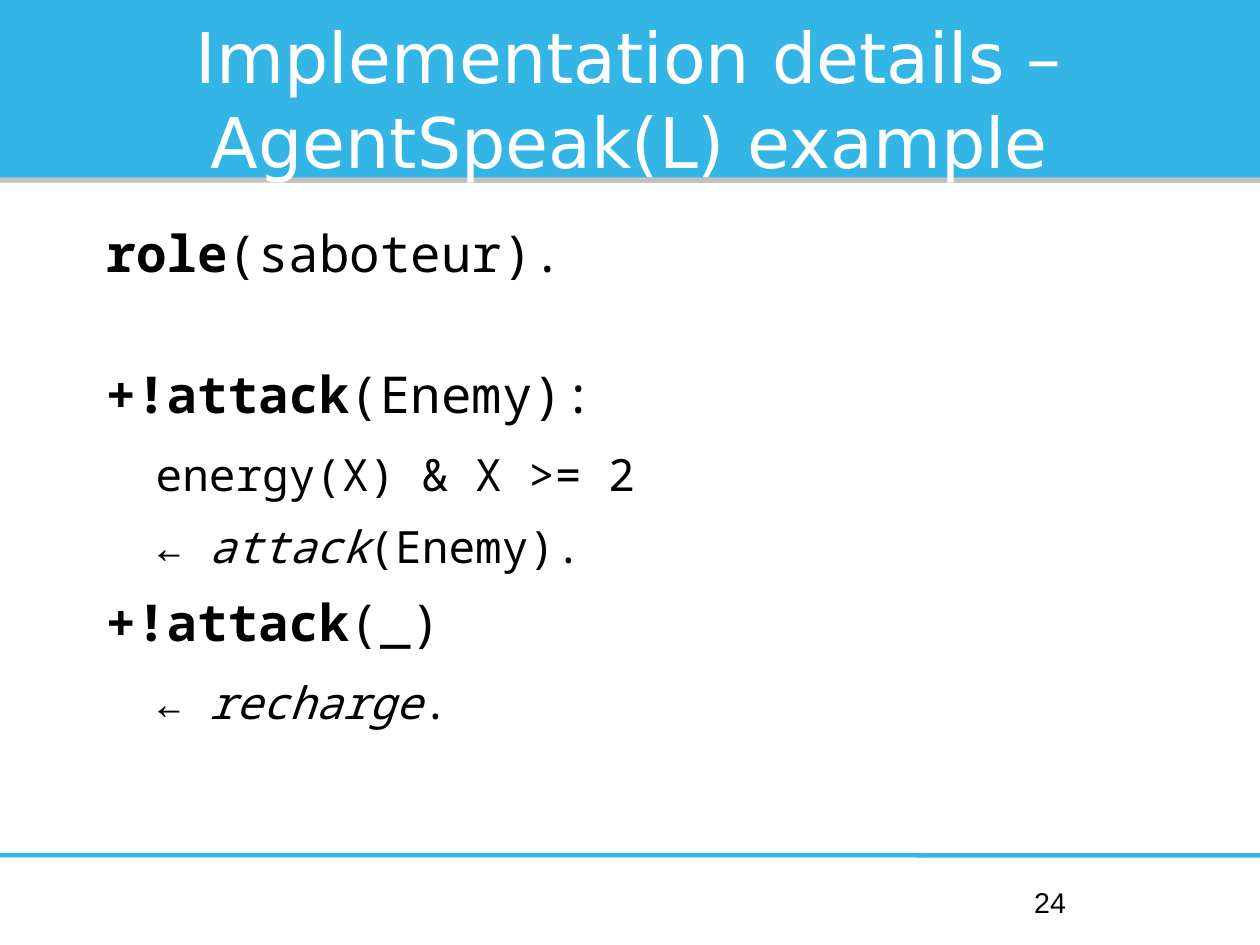
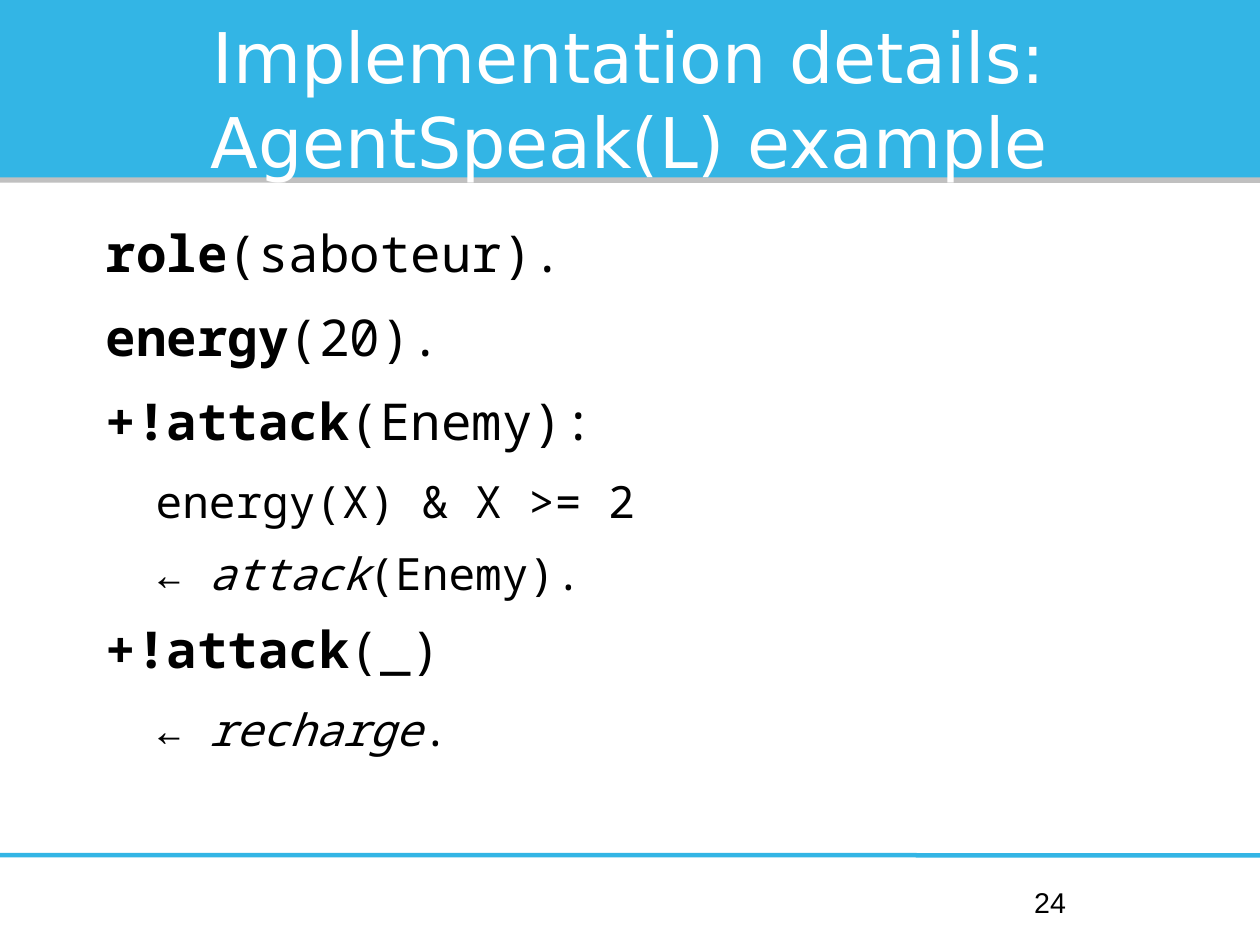
Before and after one commit to Institute-Web-Science-and-Technologies/mapc, a slide deck: slide 24 of Oberseminar/presentation.odp. Drawn at 1260x945 pixels with LibreOffice and Linux fonts; fonts in the diff are those of the drawing. Boxes give left, top, right and bottom in pixels: in the first picture for what was removed or moved away, otherwise in the second. Text is boxed around its words. In the diff, an @@ line names an element or a change of style, - is before the commit and + after.

```diff
--- a/Oberseminar/presentation.odp
+++ b/Oberseminar/presentation.odp
@@ title at (x1=210, y1=30, x2=1048, y2=182): text changed @@
-Implementation details – AgentSpeak(L) example
+Implementation details: AgentSpeak(L) example
@@ text at (x1=106, y1=319, x2=441, y2=369): paragraph added @@
+energy(20).
```
Also in this commit, not shown: 24 other slides changed, 1 other file.
